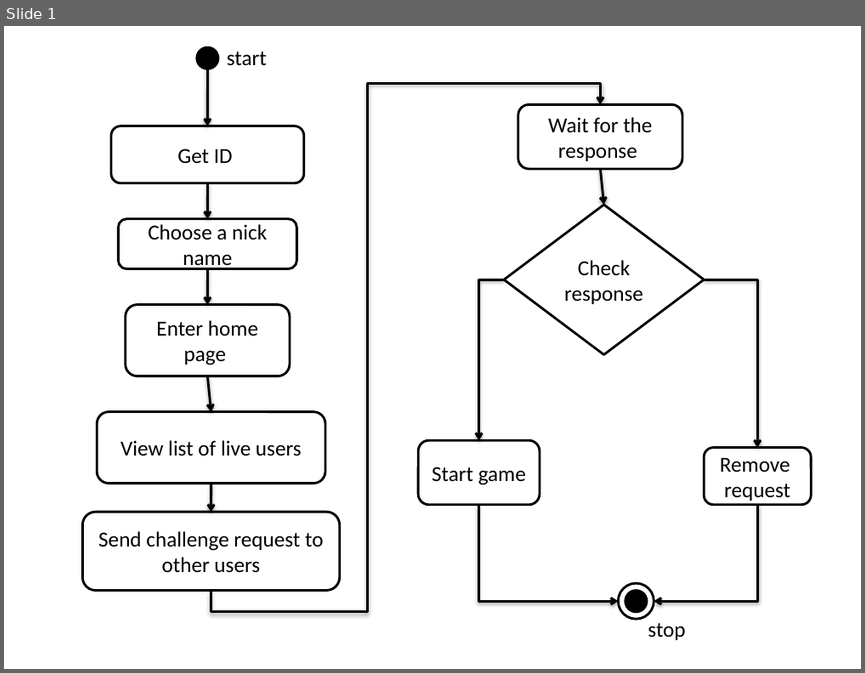
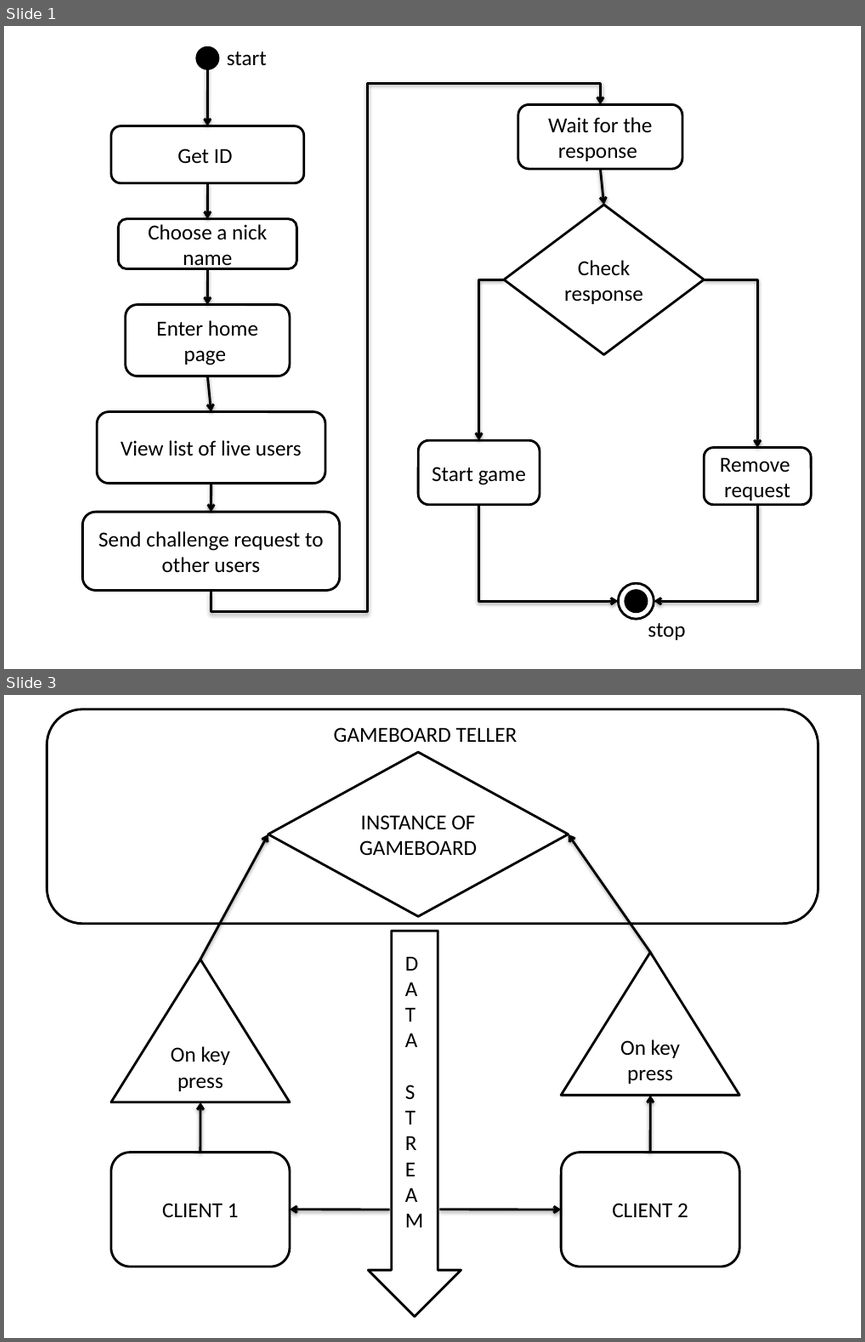
Before and after one commit to Greeny6092/Mini-Project-sem7-, a slide deck: Report/diagrams.pptx. Shown one above the other, each under a label of ours: slide 1 before the commit, slides 1 and 3 after it; the slides between them are not shown. The pictures are 865x673 and 865x1342 pixels, drawn with LibreOffice and Linux fonts; fonts in the diff are those of the drawing. Boxes give left, top, right and bottom in pixels: in the first picture for what was removed or moved away, otherwise in the second. Text is boxed around its words. In the diff, an @@ line names an element or a change of style, - is before the commit and + after.

```diff
--- a/Report/diagrams.pptx
+++ b/Report/diagrams.pptx
@@ slide 3 added at (4,695,861,1338), background #FFFFFF @@
@@ rounded rectangle added at (46,709,818,924), outline #000000 2 pt @@
@@ text added at (334,727,517,742), 18 pt, text #000000 @@
+GAMEBOARD TELLER
@@ diamond added at (268,753,568,917), outline #000000 2 pt, 18 pt, text #000000 @@
+INSTANCE OF GAMEBOARD
@@ arrow added from (200, 959) to (268, 834), #000000 2 pt @@
@@ arrow added from (650, 952) to (568, 834), #000000 2 pt @@
@@ down arrow added at (368,930,460,1316), outline #000000 2 pt @@
@@ triangle added at (111,959,290,1102), outline #000000 2 pt, 18 pt, text #000000 @@
+On key press
@@ text added at (405,956,424,1227), 18 pt, text #000000 @@
+D
+A
+T
+A
+S
+T
+R
+E
+A
+M
@@ triangle added at (561,952,739,1095), outline #000000 2 pt, 18 pt, text #000000 @@
+On key press
@@ arrow added from (200, 1151) to (200, 1102), #000000 2 pt @@
@@ arrow added from (650, 1151) to (650, 1095), #000000 2 pt @@
@@ rounded rectangle added at (111,1151,290,1265), outline #000000 2 pt, 18 pt, text #000000 @@
+CLIENT 1
@@ rounded rectangle added at (561,1151,739,1265), outline #000000 2 pt, 18 pt, text #000000 @@
+CLIENT 2
@@ arrow added from (390, 1209) to (290, 1209), #000000 2 pt @@
@@ arrow added from (439, 1209) to (561, 1209), #000000 2 pt @@
```
Also in this commit, not shown: 2 other slides added, 10 other files.
